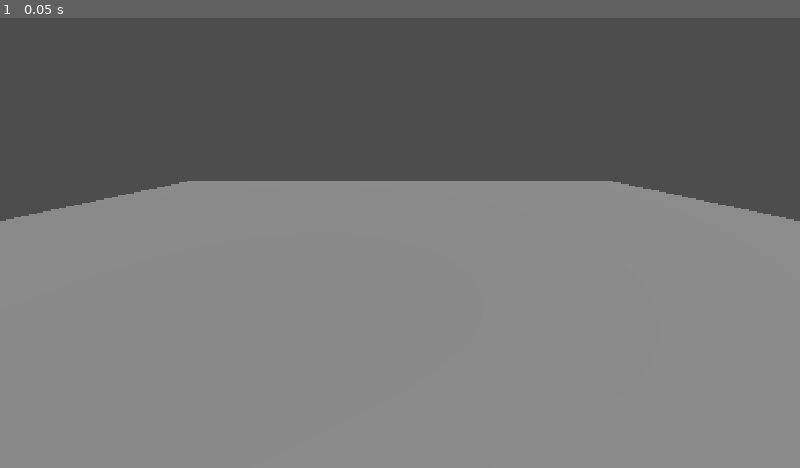
Above: before the commit, frame 1.
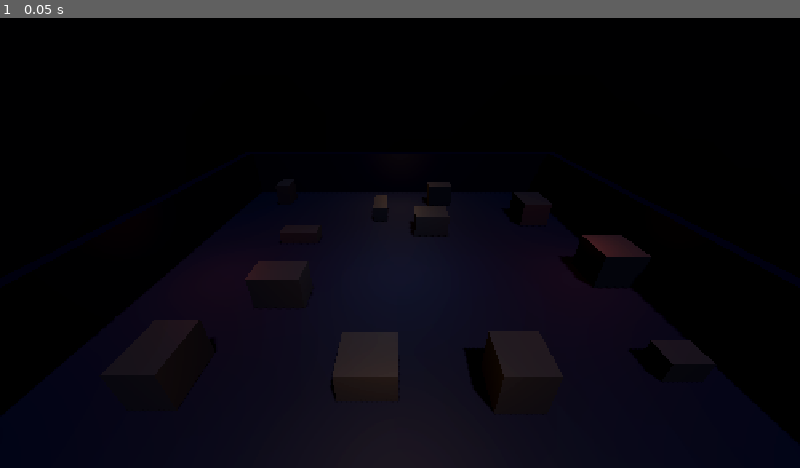
Above: after the commit, the same moment.

Repository: tahakeler/godotgame
Game: Godot game, scene res://src/core/main.tscn
Two runs of this game, one before a commit and one after it. Both use one fixed random seed, a clock stepped at 60 frames per second and the inputs below.
Inputs:
- Up to frame 1 (0.05 s): no input

The runs differ from the first frame. In frame 1, 100% of the frame differs, in the area x 0-100%, y 0-100%.

Commit message:
Add procedurally generated arena with baked navigation
Floor, walls, cover obstacles, and the zombie spawn ring are generated from
exported values rather than hand-placed, so the layout can be retuned without
editing a scene, and the navmesh is always baked against geometry that actually
exists. Generation uses a fixed seed — players are meant to learn one layout.

Obstacle placement pads its bounds before overlap testing, otherwise crates can
sit close enough to pinch the navmesh into disconnected islands.

Adds verify_arena.gd to the check harness. It exists to catch a navmesh that
bakes to zero polygons: Godot reports no error for that, the game boots
normally, and the only symptom is zombies that never move.

Co-Authored-By: Claude Opus 5 <noreply@anthropic.com>

Diff:
--- /dev/null
+++ b/src/arena/arena.gd
@@ -0,0 +1,212 @@
+class_name Arena
+extends NavigationRegion3D
+
+## Builds the play space procedurally: floor, perimeter walls, cover obstacles,
+## and the spawn ring zombies enter from. Geometry is generated rather than
+## hand-placed so the layout can be re-tuned by changing exported values, and so
+## the navigation mesh is always baked against the geometry that actually exists.
+
+@export_group("Dimensions")
+@export var arena_size := 44.0
+@export var wall_height := 6.0
+@export var wall_thickness := 1.0
+
+@export_group("Obstacles")
+@export var obstacle_count := 14
+@export var obstacle_min_size := Vector3(1.6, 1.2, 1.6)
+@export var obstacle_max_size := Vector3(4.5, 3.4, 4.5)
+## Obstacles are kept out of this radius so the player never spawns inside cover.
+@export var center_clearance := 6.0
+
+@export_group("Spawning")
+@export var spawn_point_count := 10
+## How far inside the walls zombies appear.
+@export var spawn_inset := 3.5
+
+@export_group("Generation")
+## Fixed so the arena is identical every run — players learn one layout.
+@export var generation_seed := 20260919
+
+var spawn_points: Array[Vector3] = []
+
+var _obstacle_bounds: Array[AABB] = []
+var _rng := RandomNumberGenerator.new()
+
+@onready var _floor_material := _make_material(Color(0.13, 0.13, 0.16), 0.9)
+@onready var _wall_material := _make_material(Color(0.09, 0.09, 0.12), 0.85)
+@onready var _obstacle_material := _make_material(Color(0.22, 0.20, 0.17), 0.75)
+
+
+func _ready() -> void:
+	_rng.seed = generation_seed
+	_build_floor()
+	_build_walls()
+	_build_obstacles()
+	_build_spawn_points()
+	_bake()
+
+
+## Half-extent of the playable floor, minus wall thickness.
+func get_play_radius() -> float:
+	return arena_size * 0.5 - wall_thickness
+
+
+## A random spawn position, biased away from the player so zombies do not
+## materialise on top of them.
+func pick_spawn_point(away_from: Vector3, minimum_distance: float) -> Vector3:
+	if spawn_points.is_empty():
+		return Vector3.ZERO
+
+	var candidates: Array[Vector3] = spawn_points.filter(
+		func(point: Vector3) -> bool:
+			return point.distance_to(away_from) >= minimum_distance
+	)
+	if candidates.is_empty():
+		candidates = spawn_points
+
+	return candidates[_rng.randi_range(0, candidates.size() - 1)]
+
+
+func _build_floor() -> void:
+	var body := StaticBody3D.new()
+	body.name = "Floor"
+
+	var mesh := MeshInstance3D.new()
+	var plane := PlaneMesh.new()
+	plane.size = Vector2(arena_size, arena_size)
+	mesh.mesh = plane
+	mesh.material_override = _floor_material
+	body.add_child(mesh)
+
+	var collider := CollisionShape3D.new()
+	var box := BoxShape3D.new()
+	box.size = Vector3(arena_size, wall_thickness, arena_size)
+	collider.shape = box
+	collider.position = Vector3(0.0, -wall_thickness * 0.5, 0.0)
+	body.add_child(collider)
+
+	add_child(body)
+
+
+func _build_walls() -> void:
+	var half := arena_size * 0.5
+	var offsets := [
+		Vector3(0.0, wall_height * 0.5, -half),
+		Vector3(0.0, wall_height * 0.5, half),
+		Vector3(-half, wall_height * 0.5, 0.0),
+		Vector3(half, wall_height * 0.5, 0.0),
+	]
+	var sizes := [
+		Vector3(arena_size + wall_thickness, wall_height, wall_thickness),
+		Vector3(arena_size + wall_thickness, wall_height, wall_thickness),
+		Vector3(wall_thickness, wall_height, arena_size + wall_thickness),
+		Vector3(wall_thickness, wall_height, arena_size + wall_thickness),
+	]
+
+	for i in offsets.size():
+		_add_box("Wall%d" % i, offsets[i], sizes[i], _wall_material)
+
+
+func _build_obstacles() -> void:
+	var placement_limit := get_play_radius() - 2.0
+	var attempts := 0
+
+	while _obstacle_bounds.size() < obstacle_count and attempts < obstacle_count * 40:
+		attempts += 1
+
+		var size := Vector3(
+			_rng.randf_range(obstacle_min_size.x, obstacle_max_size.x),
+			_rng.randf_range(obstacle_min_size.y, obstacle_max_size.y),
+			_rng.randf_range(obstacle_min_size.z, obstacle_max_size.z)
+		)
+		var position := Vector3(
+			_rng.randf_range(-placement_limit, placement_limit),
+			size.y * 0.5,
+			_rng.randf_range(-placement_limit, placement_limit)
+		)
+
+		if Vector2(position.x, position.z).length() < center_clearance:
+			continue
+
+		# Padding keeps a walkable gap between obstacles so the navmesh stays
+		# connected and zombies cannot wedge themselves in a crevice.
+		var candidate := AABB(position - size * 0.5, size).grow(1.5)
+		var overlaps := _obstacle_bounds.any(
+			func(existing: AABB) -> bool: return existing.intersects(candidate)
+		)
+		if overlaps:
+			continue
+
+		_obstacle_bounds.append(candidate)
+		_add_box("Obstacle%d" % _obstacle_bounds.size(), position, size, _obstacle_material)
+
+
+func _build_spawn_points() -> void:
+	spawn_points.clear()
+	var radius := get_play_radius() - spawn_inset
+
+	for i in spawn_point_count:
+		var angle := TAU * float(i) / float(spawn_point_count)
+		var candidate := Vector3(cos(angle) * radius, 0.0, sin(angle) * radius)
+
+		# Nudge inward until the point is clear of cover, so zombies never spawn
+		# inside a crate.
+		var pullback := 0.0
+		while pullback < radius * 0.6 and _is_blocked(candidate):
+			pullback += 1.0
+			candidate = Vector3(
+				cos(angle) * (radius - pullback), 0.0, sin(angle) * (radius - pullback)
+			)
+
+		if not _is_blocked(candidate):
+			spawn_points.append(candidate)
+
+
+func _is_blocked(point: Vector3) -> bool:
+	var probe := AABB(point - Vector3(0.5, 0.0, 0.5), Vector3(1.0, 2.0, 1.0))
+	return _obstacle_bounds.any(func(bounds: AABB) -> bool: return bounds.intersects(probe))
+
+
+func _add_box(node_name: String, position: Vector3, size: Vector3, material: Material) -> void:
+	var body := StaticBody3D.new()
+	body.name = node_name
+	body.position = position
+
+	var mesh := MeshInstance3D.new()
+	var box_mesh := BoxMesh.new()
+	box_mesh.size = size
+	mesh.mesh = box_mesh
+	mesh.material_override = material
+	body.add_child(mesh)
+
+	var collider := CollisionShape3D.new()
+	var shape := BoxShape3D.new()
+	shape.size = size
+	collider.shape = shape
+	body.add_child(collider)
+
+	add_child(body)
+
+
+func _bake() -> void:
+	var nav_mesh := NavigationMesh.new()
+	nav_mesh.agent_radius = 0.6
+	nav_mesh.agent_height = 1.9
+	nav_mesh.agent_max_climb = 0.4
+	nav_mesh.cell_size = 0.2
+	nav_mesh.cell_height = 0.2
+	nav_mesh.geometry_parsed_geometry_type = NavigationMesh.PARSED_GEOMETRY_STATIC_COLLIDERS
+	nav_mesh.geometry_source_geometry_mode = NavigationMesh.SOURCE_GEOMETRY_ROOT_NODE_CHILDREN
+	navigation_mesh = nav_mesh
+
+	# Synchronous bake — zombies query the mesh on the first frame, so it has to
+	# exist before _ready() returns.
+	bake_navigation_mesh(false)
+
+
+func _make_material(albedo: Color, roughness: float) -> StandardMaterial3D:
+	var material := StandardMaterial3D.new()
+	material.albedo_color = albedo
+	material.roughness = roughness
+	material.metallic = 0.05
+	return material
--- /dev/null
+++ b/src/arena/arena.tscn
@@ -0,0 +1,63 @@
+[gd_scene load_steps=4 format=3]
+
+[ext_resource type="Script" path="res://src/arena/arena.gd" id="1_arena"]
+
+[sub_resource type="Environment" id="Environment_arena"]
+background_mode = 1
+background_color = Color(0.03, 0.035, 0.05, 1)
+ambient_light_source = 3
+ambient_light_color = Color(0.38, 0.42, 0.55, 1)
+ambient_light_energy = 0.5
+tonemap_mode = 3
+tonemap_white = 6.0
+fog_enabled = true
+fog_light_color = Color(0.05, 0.055, 0.08, 1)
+fog_density = 0.012
+glow_enabled = true
+glow_intensity = 0.5
+glow_bloom = 0.05
+
+[sub_resource type="CameraAttributesPractical" id="CameraAttributes_arena"]
+
+[node name="Arena" type="NavigationRegion3D"]
+script = ExtResource("1_arena")
+
+[node name="WorldEnvironment" type="WorldEnvironment" parent="."]
+environment = SubResource("Environment_arena")
+camera_attributes = SubResource("CameraAttributes_arena")
+
+[node name="KeyLight" type="DirectionalLight3D" parent="."]
+transform = Transform3D(0.866025, -0.433013, 0.25, 0, 0.5, 0.866025, -0.5, -0.75, 0.433013, 0, 18, 0)
+light_color = Color(0.72, 0.78, 1, 1)
+light_energy = 0.55
+shadow_enabled = true
+
+[node name="FloodNorth" type="OmniLight3D" parent="."]
+transform = Transform3D(1, 0, 0, 0, 1, 0, 0, 0, 1, 0, 6, -16)
+light_color = Color(1, 0.78, 0.5, 1)
+light_energy = 3.0
+omni_range = 22.0
+
+[node name="FloodSouth" type="OmniLight3D" parent="."]
+transform = Transform3D(1, 0, 0, 0, 1, 0, 0, 0, 1, 0, 6, 16)
+light_color = Color(1, 0.78, 0.5, 1)
+light_energy = 3.0
+omni_range = 22.0
+
+[node name="FloodEast" type="OmniLight3D" parent="."]
+transform = Transform3D(1, 0, 0, 0, 1, 0, 0, 0, 1, 16, 6, 0)
+light_color = Color(1, 0.45, 0.32, 1)
+light_energy = 2.5
+omni_range = 20.0
+
+[node name="FloodWest" type="OmniLight3D" parent="."]
+transform = Transform3D(1, 0, 0, 0, 1, 0, 0, 0, 1, -16, 6, 0)
+light_color = Color(1, 0.45, 0.32, 1)
+light_energy = 2.5
+omni_range = 20.0
+
+[node name="CenterLight" type="OmniLight3D" parent="."]
+transform = Transform3D(1, 0, 0, 0, 1, 0, 0, 0, 1, 0, 7, 0)
+light_color = Color(0.85, 0.9, 1, 1)
+light_energy = 2.0
+omni_range = 16.0
--- a/src/core/main.tscn
+++ b/src/core/main.tscn
@@ -1,28 +1,12 @@
-[gd_scene load_steps=4 format=3]
+[gd_scene load_steps=3 format=3]
 
 [ext_resource type="Script" path="res://src/core/main.gd" id="1_main"]
-
-[sub_resource type="PlaneMesh" id="PlaneMesh_ground"]
-size = Vector2(40, 40)
-
-[sub_resource type="BoxShape3D" id="BoxShape3D_ground"]
-size = Vector3(40, 1, 40)
+[ext_resource type="PackedScene" path="res://src/arena/arena.tscn" id="2_arena"]
 
 [node name="Main" type="Node3D"]
 script = ExtResource("1_main")
 
-[node name="DirectionalLight3D" type="DirectionalLight3D" parent="."]
-transform = Transform3D(0.866025, -0.433013, 0.25, 0, 0.5, 0.866025, -0.5, -0.75, 0.433013, 0, 12, 0)
-shadow_enabled = true
-
-[node name="Ground" type="StaticBody3D" parent="."]
-
-[node name="MeshInstance3D" type="MeshInstance3D" parent="Ground"]
-mesh = SubResource("PlaneMesh_ground")
-
-[node name="CollisionShape3D" type="CollisionShape3D" parent="Ground"]
-transform = Transform3D(1, 0, 0, 0, 1, 0, 0, 0, 1, 0, -0.5, 0)
-shape = SubResource("BoxShape3D_ground")
+[node name="Arena" parent="." instance=ExtResource("2_arena")]
 
 [node name="Camera3D" type="Camera3D" parent="."]
-transform = Transform3D(1, 0, 0, 0, 0.939693, 0.34202, 0, -0.34202, 0.939693, 0, 4, 8)
+transform = Transform3D(1, 0, 0, 0, 0.866025, 0.5, 0, -0.5, 0.866025, 0, 16, 22)
--- /dev/null
+++ b/tests/manual/verify_arena.gd
@@ -0,0 +1,51 @@
+extends SceneTree
+
+## Verifies the arena actually generates. The failure this exists to catch is a
+## navigation mesh that bakes to zero polygons — Godot reports no error for it,
+## the game boots fine, and zombies simply never move.
+
+const MINIMUM_SPAWN_POINTS := 6
+const MINIMUM_OBSTACLES := 8
+
+var _arena: Node3D
+
+
+func _initialize() -> void:
+	var scene: PackedScene = load("res://src/arena/arena.tscn")
+	_arena = scene.instantiate()
+	root.add_child(_arena)
+
+
+func _process(_delta: float) -> bool:
+	var failures: Array[String] = []
+
+	var nav_mesh: NavigationMesh = _arena.navigation_mesh
+	if nav_mesh == null:
+		failures.append("no navigation mesh assigned after bake")
+	elif nav_mesh.get_polygon_count() == 0:
+		failures.append("navigation mesh baked to 0 polygons — zombies would not move")
+
+	var spawn_count: int = _arena.spawn_points.size()
+	if spawn_count < MINIMUM_SPAWN_POINTS:
+		failures.append("only %d spawn points generated, need %d" % [
+			spawn_count, MINIMUM_SPAWN_POINTS
+		])
+
+	var obstacles := 0
+	for child in _arena.get_children():
+		if String(child.name).begins_with("Obstacle"):
+			obstacles += 1
+	if obstacles < MINIMUM_OBSTACLES:
+		failures.append("only %d obstacles placed, need %d" % [obstacles, MINIMUM_OBSTACLES])
+
+	if failures.is_empty():
+		print("PASS: navmesh %d polys, %d spawn points, %d obstacles" % [
+			nav_mesh.get_polygon_count(), spawn_count, obstacles
+		])
+		quit(0)
+	else:
+		for failure in failures:
+			printerr("FAIL: %s" % failure)
+		quit(1)
+
+	return true
Not shown, added: src/arena/arena.gd.uid
Not shown, added: tests/manual/verify_arena.gd.uid
Not shown, changed: tools/check.sh
